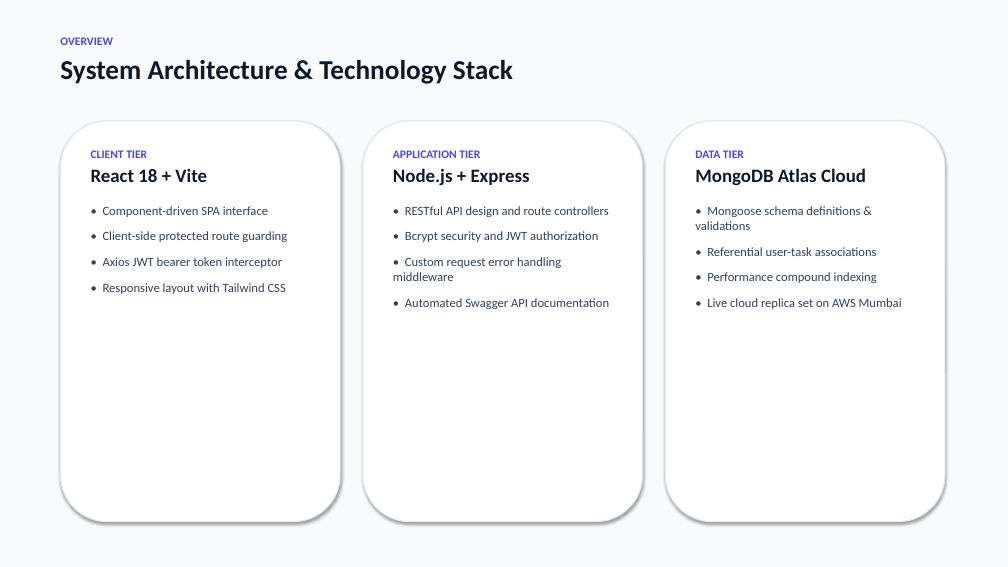
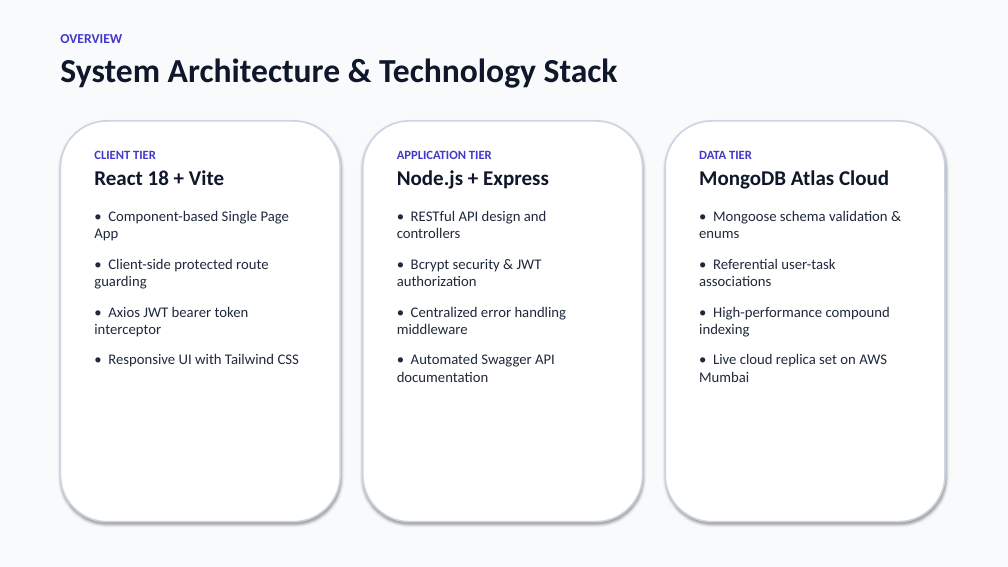
Before and after one commit to tejasvijain09/TaskFlow, a slide deck: slide 2 of TaskFlow_Presentation.pptx. Drawn at 1008x567 pixels with LibreOffice and Linux fonts; fonts in the diff are those of the drawing. Boxes give left, top, right and bottom in pixels: in the first picture for what was removed or moved away, otherwise in the second. Text is boxed around its words. In the diff, an @@ line names an element or a change of style, - is before the commit and + after.

```diff
--- a/TaskFlow_Presentation.pptx
+++ b/TaskFlow_Presentation.pptx
@@ text "OVERVIEW" at (x1=60, y1=34, x2=618, y2=88): size 11 to 13 pt, text colour #4F46E5 to #4338CA in "OVERVIEW"; size 26 to 32 pt in "System Architecture & Technology Stack"; less space between paragraphs @@
@@ outline #E2E8F0 1 pt to #CBD5E1 1.5 pt in 3 elements at (x1=363, y1=121, x2=643, y2=522), (x1=665, y1=121, x2=945, y2=522), (x1=60, y1=121, x2=340, y2=522) @@
@@ text at (x1=94, y1=150, x2=268, y2=337): size 11 to 12 pt, text colour #4F46E5 to #4338CA in "CLIENT TIER"; size 18 to 20 pt in "React 18 + Vite"; size 12 to 14 pt, text colour #334155 to #1E293B in "• Client-side protected route guarding", "• Axios JWT bearer token interceptor"; more space between paragraphs @@
@@ text at (x1=397, y1=150, x2=555, y2=382): size 11 to 12 pt, text colour #4F46E5 to #4338CA in "APPLICATION TIER"; size 18 to 20 pt in "Node.js + Express"; size 12 to 14 pt, text colour #334155 to #1E293B in "• Automated Swagger API documentation"; more space between paragraphs @@
@@ text at (x1=699, y1=151, x2=889, y2=382): size 11 to 12 pt, text colour #4F46E5 to #4338CA in "DATA TIER"; size 18 to 20 pt in "MongoDB Atlas Cloud"; size 12 to 14 pt, text colour #334155 to #1E293B in "• Referential user-task associations", "• Live cloud replica set on AWS ..."; more space between paragraphs @@
@@ text at (x1=94, y1=210, x2=289, y2=241): text changed; size 12 to 14 pt; text colour #334155 to #1E293B @@
-• Component-driven SPA interface
+• Component-based Single Page App
@@ text at (x1=397, y1=210, x2=567, y2=334): text changed; size 12 to 14 pt; text colour #334155 to #1E293B @@
-• RESTful API design and route controllers
-• Bcrypt security and JWT authorization
-• Custom request error handling middleware
+• RESTful API design and controllers
+• Bcrypt security & JWT authorization
+• Centralized error handling middleware
@@ text at (x1=699, y1=210, x2=888, y2=238): text changed; size 12 to 14 pt; text colour #334155 to #1E293B @@
-• Mongoose schema definitions & validations
+• Mongoose schema validation & enums
@@ text at (x1=699, y1=307, x2=890, y2=337): text changed; size 12 to 14 pt; text colour #334155 to #1E293B @@
-• Performance compound indexing
+• High-performance compound indexing
@@ text at (x1=108, y1=353, x2=299, y2=367): text changed; size 12 to 14 pt; text colour #334155 to #1E293B @@
-• Responsive layout with Tailwind CSS
+• Responsive UI with Tailwind CSS
```
Also in this commit, not shown: 8 other slides changed, 1 slide added, 2 other files.
